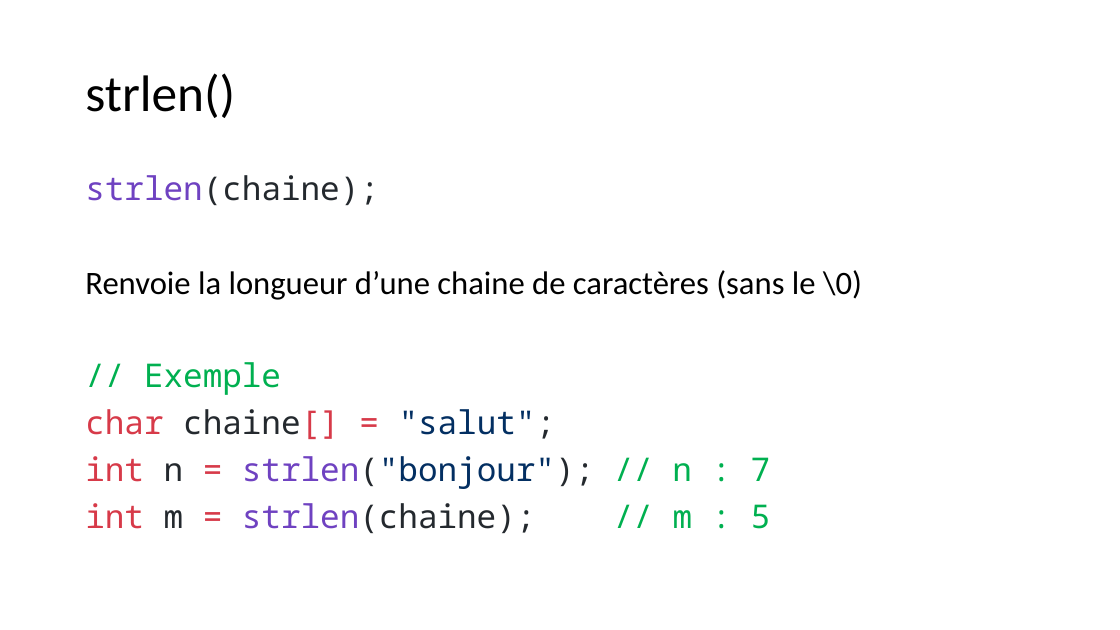
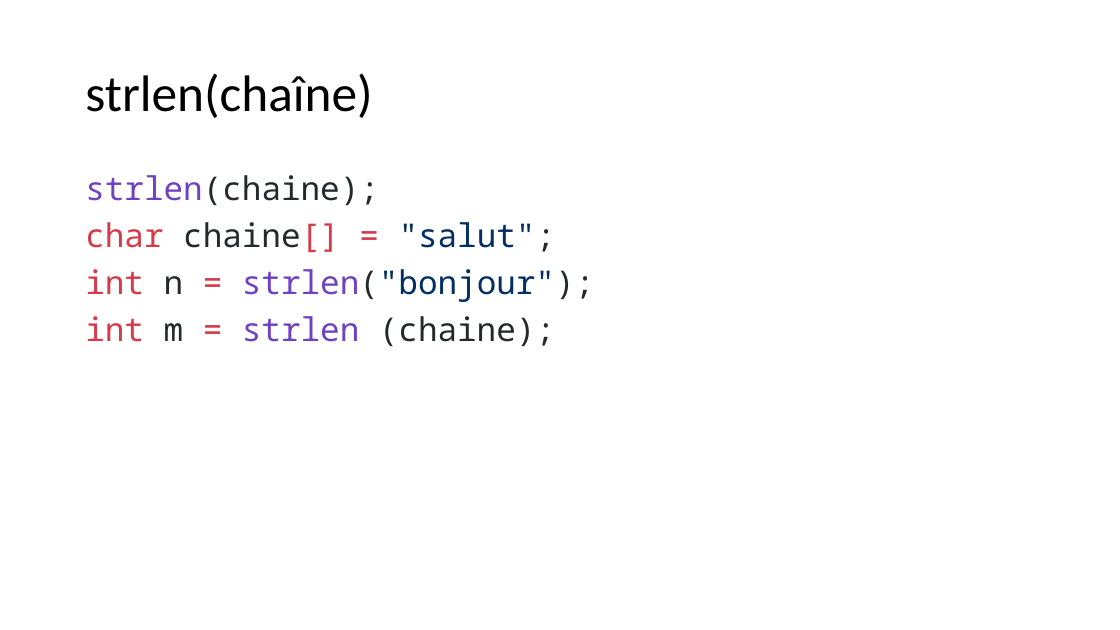
Before and after one commit to Firestorm49/bts-1, a slide deck: slide 15 of 02_C/03_Tableaux/tableaux.pptx. Drawn at 1120x630 pixels with LibreOffice and Linux fonts; fonts in the diff are those of the drawing. Boxes give left, top, right and bottom in pixels: in the first picture for what was removed or moved away, otherwise in the second. Text is boxed around its words. In the diff, an @@ line names an element or a change of style, - is before the commit and + after.

```diff
--- a/02_C/03_Tableaux/tableaux.pptx
+++ b/02_C/03_Tableaux/tableaux.pptx
@@ title at [85,73,372,118]: text changed @@
-strlen()
+strlen(chaîne)
@@ text at [85,269,594,346]: text changed @@
-int n = strlen("bonjour"); // n : 7
-int m = strlen(chaine); // m : 5
+int n = strlen("bonjour");
+int m = strlen (chaine);
@@ text at [85,270,862,395]: paragraphs removed @@
-Renvoie la longueur d’une chaine de caractères (sans le \0)
-// Exemple
```
Also in this commit, not shown: 10 other slides changed, 5 slides removed, 28 other files.
